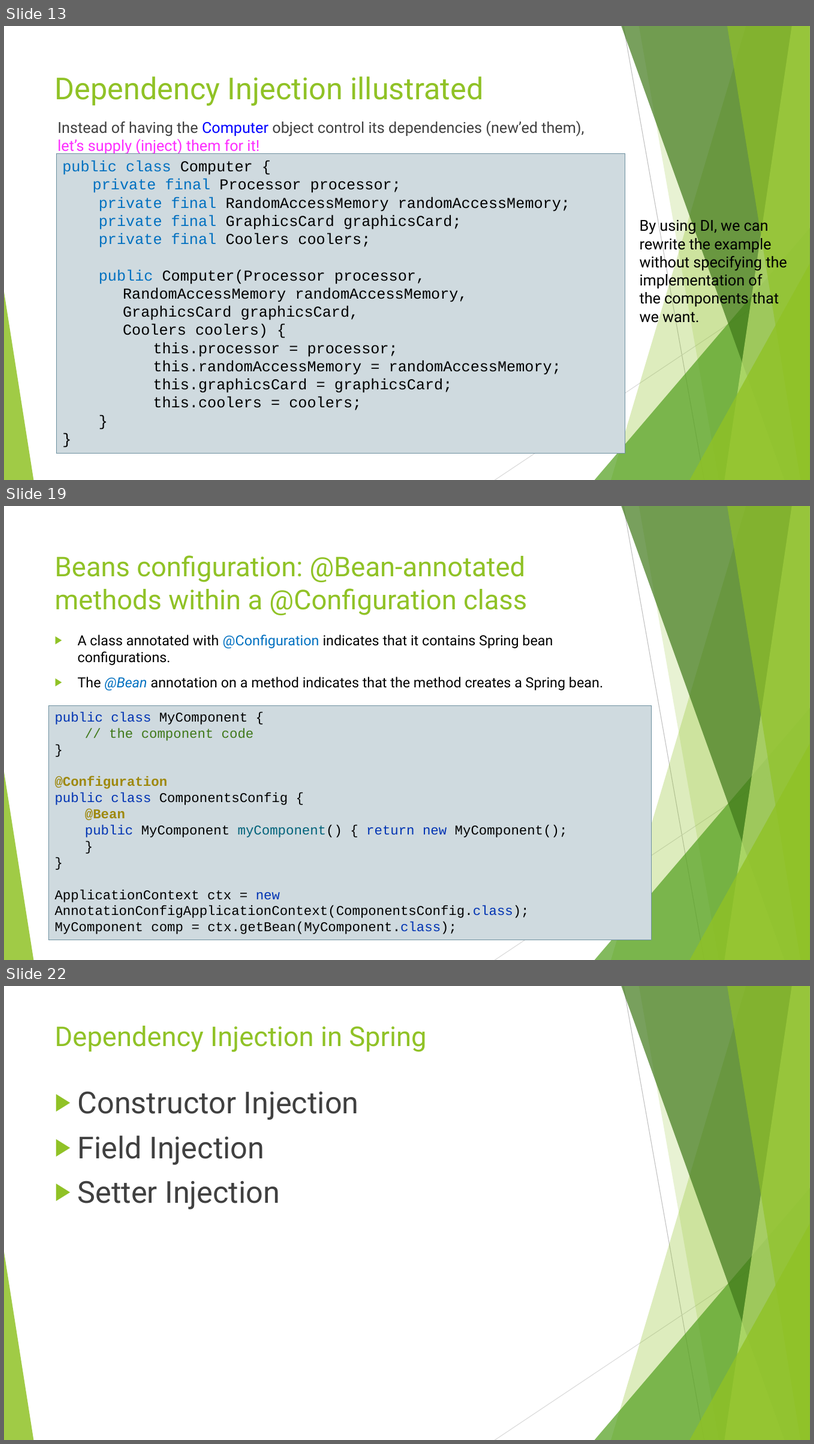
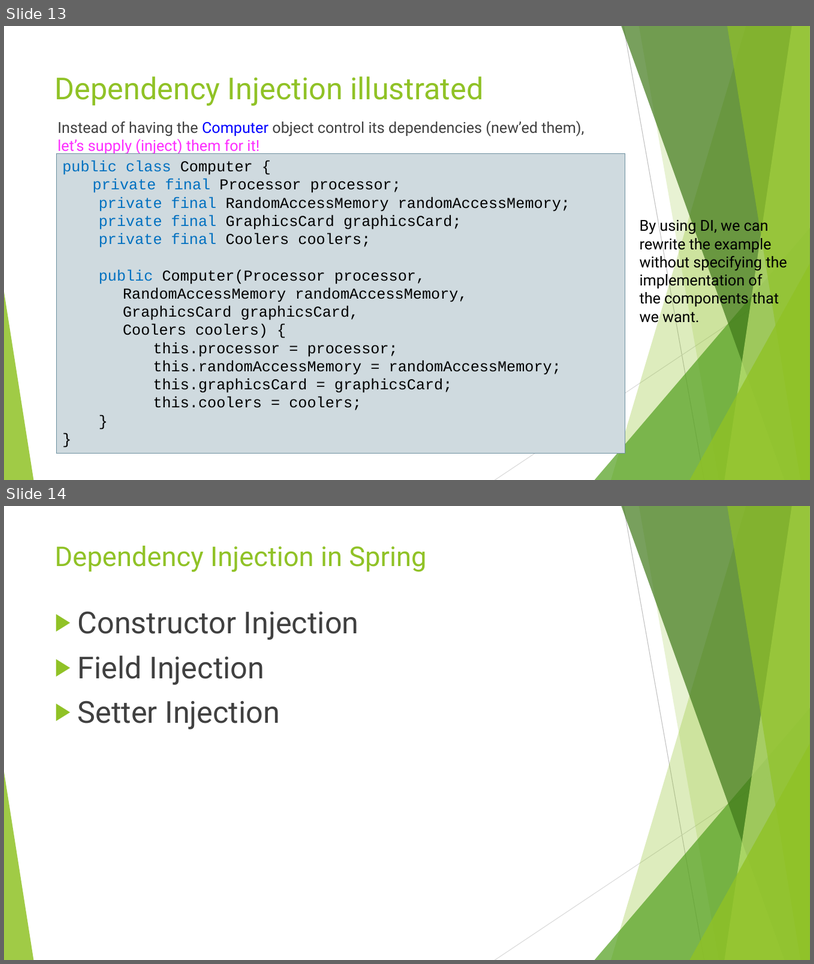
Before and after one commit to idanshal/sb-todo-app-tdp, a slide deck: course_data/presentations/practical_spring_boot_for_tdp.pptx. Shown one above the other, each under a label of ours: slides 13, 19 and 22 before the commit, slides 13 and 14 after it; the slides between them are not shown. The pictures are 814x1444 and 814x964 pixels, drawn with LibreOffice and Linux fonts; fonts in the diff are those of the drawing. Boxes give left, top, right and bottom in pixels: in the first picture for what was removed or moved away, otherwise in the second. Text is boxed around its words. In the diff, an @@ line names an element or a change of style, - is before the commit and + after.

```diff
--- a/course_data/presentations/practical_spring_boot_for_tdp.pptx
+++ b/course_data/presentations/practical_spring_boot_for_tdp.pptx
@@ slide 19 removed at (x1=4, y1=506, x2=810, y2=960), background #FFFFFF; not listed: 10 template elements that a slide beside it also shows @@
@@ title removed at (x1=55, y1=555, x2=527, y2=615) @@
-Beans configuration: @Bean-annotated methods within a @Configuration class
@@ text removed at (x1=78, y1=634, x2=603, y2=690) @@
-▶ A class annotated with @Configuration indicates that it contains Spring bean configurations.
-▶ The @Bean annotation on a method indicates that the method creates a Spring bean.
@@ rectangle removed at (x1=49, y1=706, x2=652, y2=940) @@
-public class MyComponent {
-// the component code
-}
-@Configuration
-public class ComponentsConfig {
-@Bean
-public MyComponent myComponent() { return new MyComponent();
-}
-}
-ApplicationContext ctx = new AnnotationConfigApplicationContext(ComponentsConfig.class);
-MyComponent comp = ctx.getBean(MyComponent.class);
@@ what was slide 22 is now slide 14 @@
```
Also in this commit, not shown: 7 other slides removed, 2 other files.
